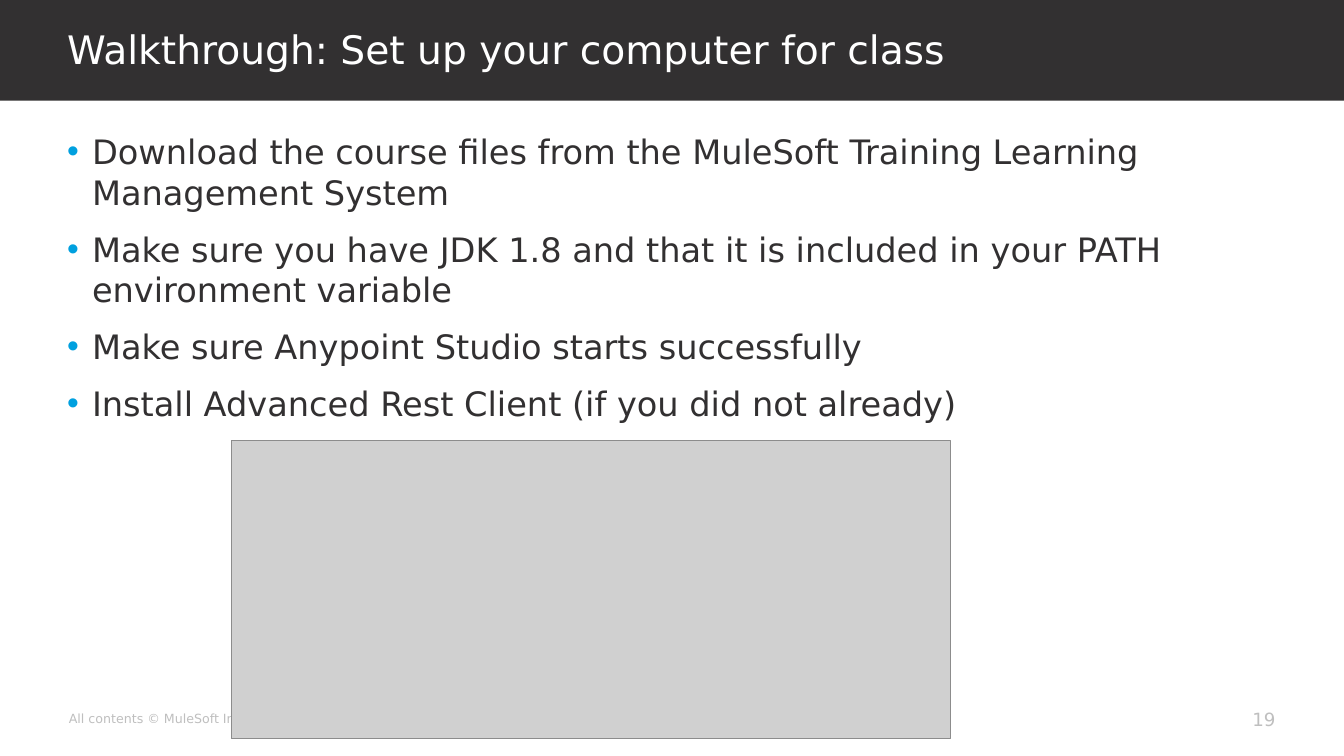
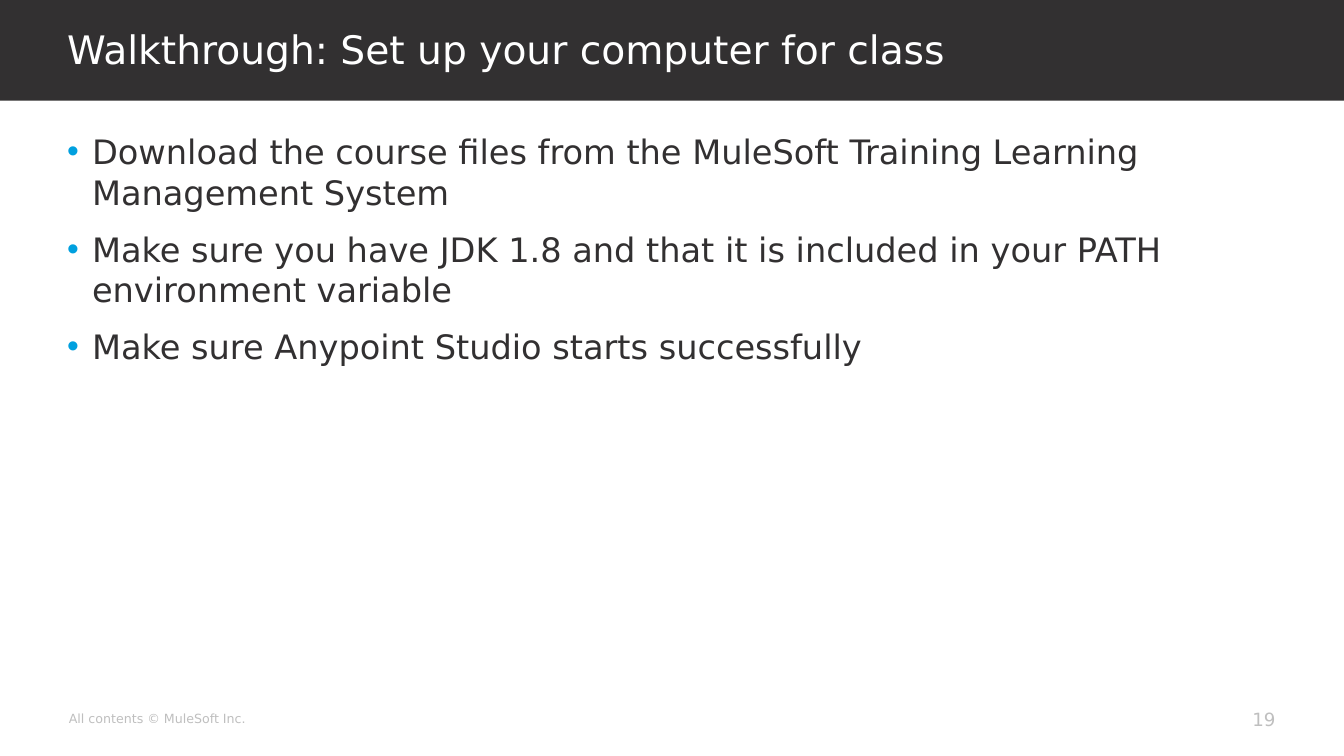
Before and after one commit to georgekwi/manual, a slide deck: slide 19 of slides/intro.pptx. Drawn at 1344x756 pixels with LibreOffice and Linux fonts; fonts in the diff are those of the drawing; grey boxes stand for pictures; background and template pictures are left out. Boxes give left, top, right and bottom in pixels: in the first picture for what was removed or moved away, otherwise in the second. Text is boxed around its words. In the diff, an @@ line names an element or a change of style, - is before the commit and + after.

```diff
--- a/slides/intro.pptx
+++ b/slides/intro.pptx
@@ text at [92,390,957,423]: paragraph removed @@
-• Install Advanced Rest Client (if you did not already)
@@ picture removed at [231,441,950,739] @@
```
Also in this commit, not shown: 5 other slides changed.
